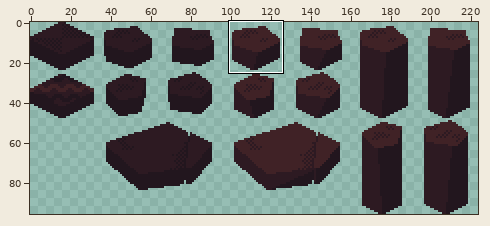
Sprite sheet: asset/tile/basalt.png. Above: a wide view before the commit, with the close-up outlined.
Close-up. Earlier state:
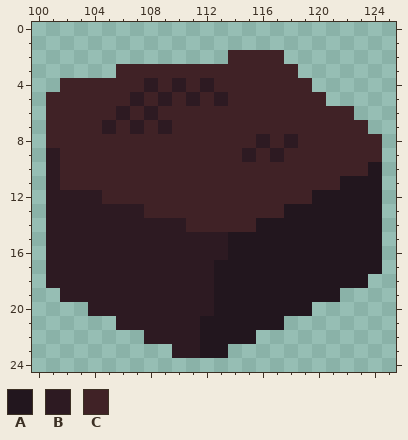
The file is 224x96 pixels. Shown: x 100..125, y 0..24. The commit also changed other parts of the picture, which this record leaves out.
Palette (. is transparent): A #22161e  B #2d1a22  C #402226
Pixels before, first column x 101:
 2 .............CCCC.......
 3 .....CCCCCCCCCCCCC......
 4 .CCCCCCBCBCBCCCCCCC.....
 5 CCCCCCBCBCBCBCCCCCCC....
 6 CCCCCBCBCCCCCCCCCCCCCC..
 7 CCCCBCBCBCCCCCCCCCCCCCC.
 8 CCCCCCCCCCCCCCCBCBCCCCCC
 9 BCCCCCCCCCCCCCBCBCCCCCCC
10 BCCCCCCCCCCCCCCCCCCCCCCA
11 BCCCCCCCCCCCCCCCCCCCCAAA
12 BBBBCCCCCCCCCCCCCCCAAAAA
13 BBBBBBBCCCCCCCCCCAAAAAAA
14 BBBBBBBBBBCCCCCAAAAAAAAA
15 BBBBBBBBBBBBBAAAAAAAAAAA
16 BBBBBBBBBBBBBAAAAAAAAAAA
17 BBBBBBBBBBBBAAAAAAAAAAAA
18 BBBBBBBBBBBBAAAAAAAAAAA.
19 .BBBBBBBBBBBAAAAAAAAA...
20 ...BBBBBBBBBAAAAAAA.....
21 .....BBBBBBAAAAAA.......
22 .......BBBBAAAA.........
23 .........BBAA...........
The result:
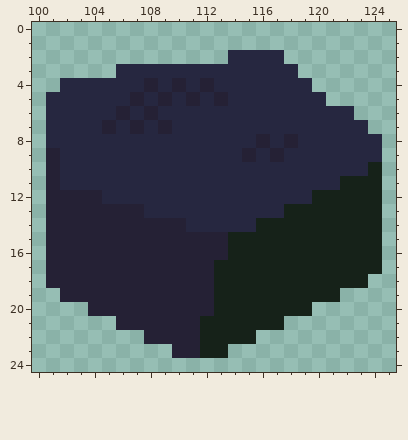
Difference:
colour A: #22161e -> #162219
colour B: #2d1a22 -> #252135
colour C: #402226 -> #262740
